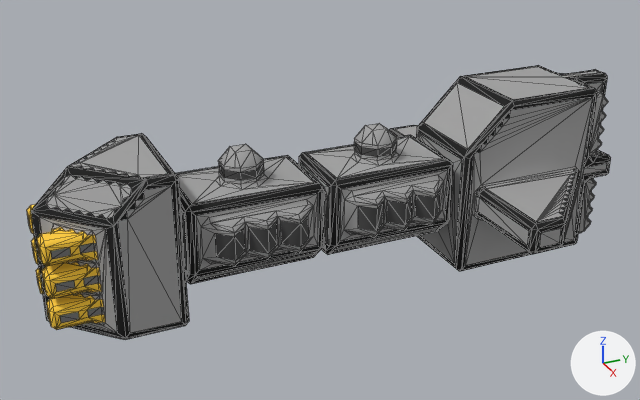
The OBJ model src/jsMain/resources/meshes/mechyrdia-4-imperium-class.obj, before and after one commit.
Before and after are seen from a 50 mm lens placed at (93.3, -46.2, -21.4), pointed at (-1.2, -3.7, -68.7). Every picture has the same lights, and +X, +Y and +Z are marked at lower right. Mesh edges are drawn as thin lines. Where no turn or scale is listed for an object, it has been applied to the vertices.

The scene before the commit, as lines of its bpy script (objects in view):
```python
me_mechyrdia_4_imperium_class = bpy.data.meshes.new('mechyrdia-4-imperium-class')
me_mechyrdia_4_imperium_class.from_pydata(...)  # 1889 vertices, 3437 faces; spans x -18.5..18.5, y -39.0..39.0, z -79.4..-56.4
me_mechyrdia_4_imperium_class.materials.append(mat_mechyrdia_4_imperium_class)
ob_mechyrdia_4_imperium_class = bpy.data.objects.new('mechyrdia-4-imperium-class', me_mechyrdia_4_imperium_class)
ob_mechyrdia_4_imperium_class.location = (0.0, 0.0, 0.0)
```
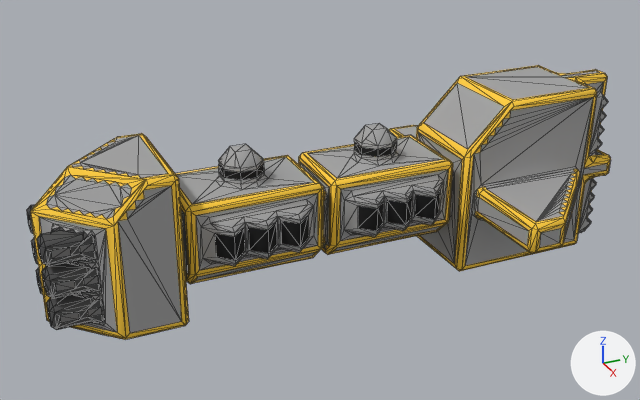
The newer file is also turned or shifted as a whole; pictures and numbers use the older file's frame.

Pixel boxes (x1, y1, x2, y2) of what changed, in the pictures (640 x 400 px; the box of a moved part takes in the faces that stretch with it):
part 1 of me_mechyrdia_4_imperium_class, moved or reshaped: before (47, 227, 116, 338); after (47, 292, 116, 338)
part 2 of me_mechyrdia_4_imperium_class, moved or reshaped: before (362, 111, 580, 219); after (362, 104, 580, 223)
part 3 of me_mechyrdia_4_imperium_class, moved or reshaped (not visible afterwards): before (221, 182, 278, 226)
part 4 of me_mechyrdia_4_imperium_class, surface changed (grey to yellow): (27, 65, 611, 340) in both

The change, as a list of edits to the scene's bpy script:
```text
Change me_mechyrdia_4_imperium_class:
    used by ob_mechyrdia_4_imperium_class; location = (0.0, 0.0, 0.0)
    remove me_mechyrdia_4_imperium_class.from_pydata(...)  # 1889 vertices, 3437 faces; spans x -18.5..18.5, y -39.0..39.0, z -79.4..-56.4
    add me_mechyrdia_4_imperium_class.from_pydata(...)  # 1893 vertices, 3438 faces; spans x -18.5..18.5, y -39.0..39.0, z -79.4..-56.4
    me_mechyrdia_4_imperium_class part 1: 4 vertices moved from x -3.8..4.0, y -35.5..-34.5, z -77.4..-67.6 to x -4.0..5.0, y -35.2..-33.5, z -77.4..-67.6; 5 vertices removed from x -6.7..5.0, y -36.2..-30.2, z -72.1..-60.9; 8 vertices added at x -6.0..4.7, y -36.2..-28.5, z -75.6..-58.3
    me_mechyrdia_4_imperium_class part 2: 2 vertices moved from x -13.5..2.0, y 2.0..24.5, z -70.9..-60.9 to x -16.0..1.0, y 1.5..22.0, z -70.9..-60.4; 7 vertices removed from x -8.0..15.0, y 1.0..35.5, z -77.9..-59.4; 9 vertices added at x -8.0..10.0, y 0.0..35.5, z -75.4..-58.4
    me_mechyrdia_4_imperium_class part 3: 3 vertices removed from x -7.0..7.5, y -16.5..-13.0, z -69.9..-62.9; 2 vertices added at x -8.0, y -18.0..-10.0, z -69.9..-65.9
    me_mechyrdia_4_imperium_class part 4: 1417 kept faces spanning x -18.5..18.5, y -39.0..39.0, z -79.4..-56.4 get new texture (UV) coordinates
```
